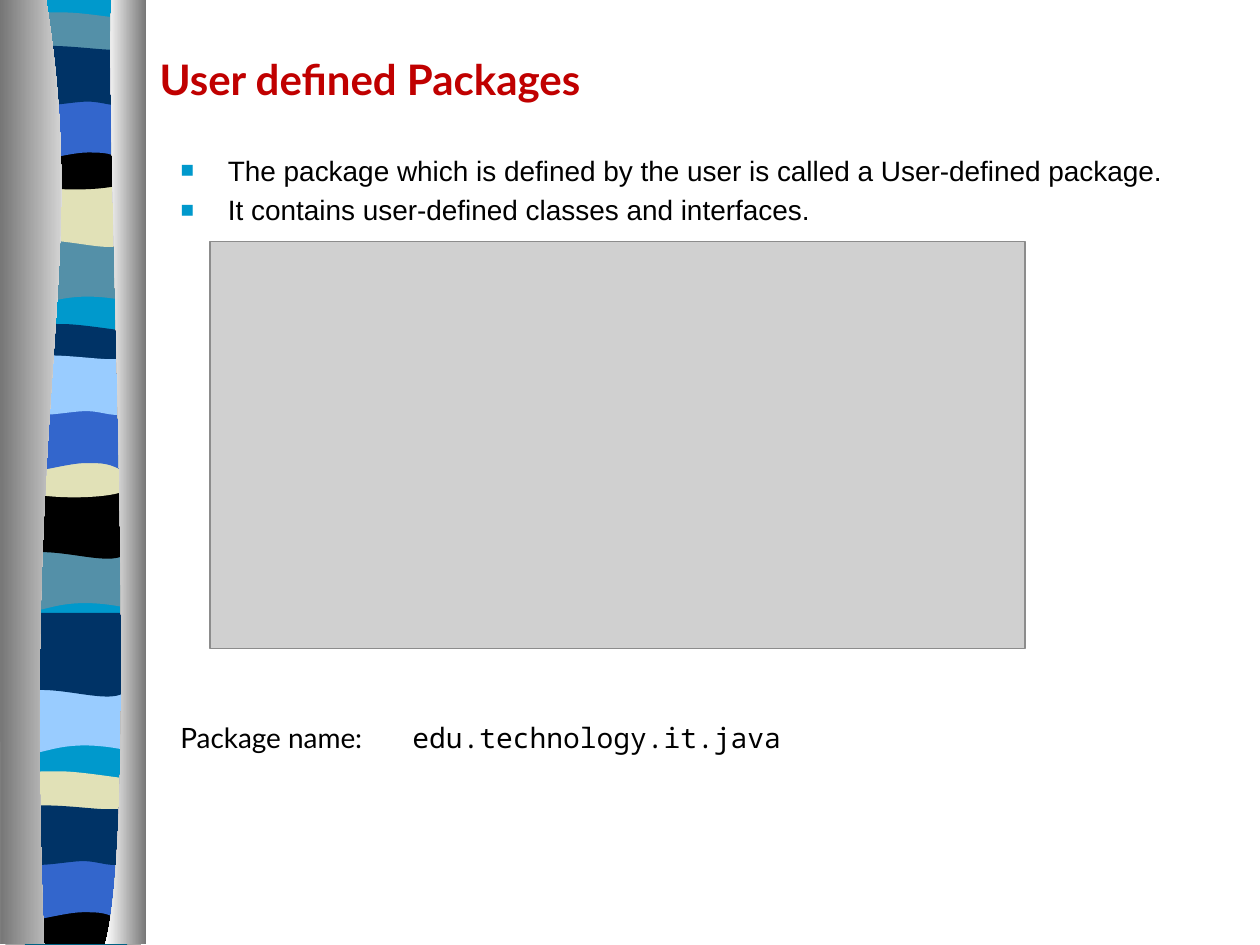
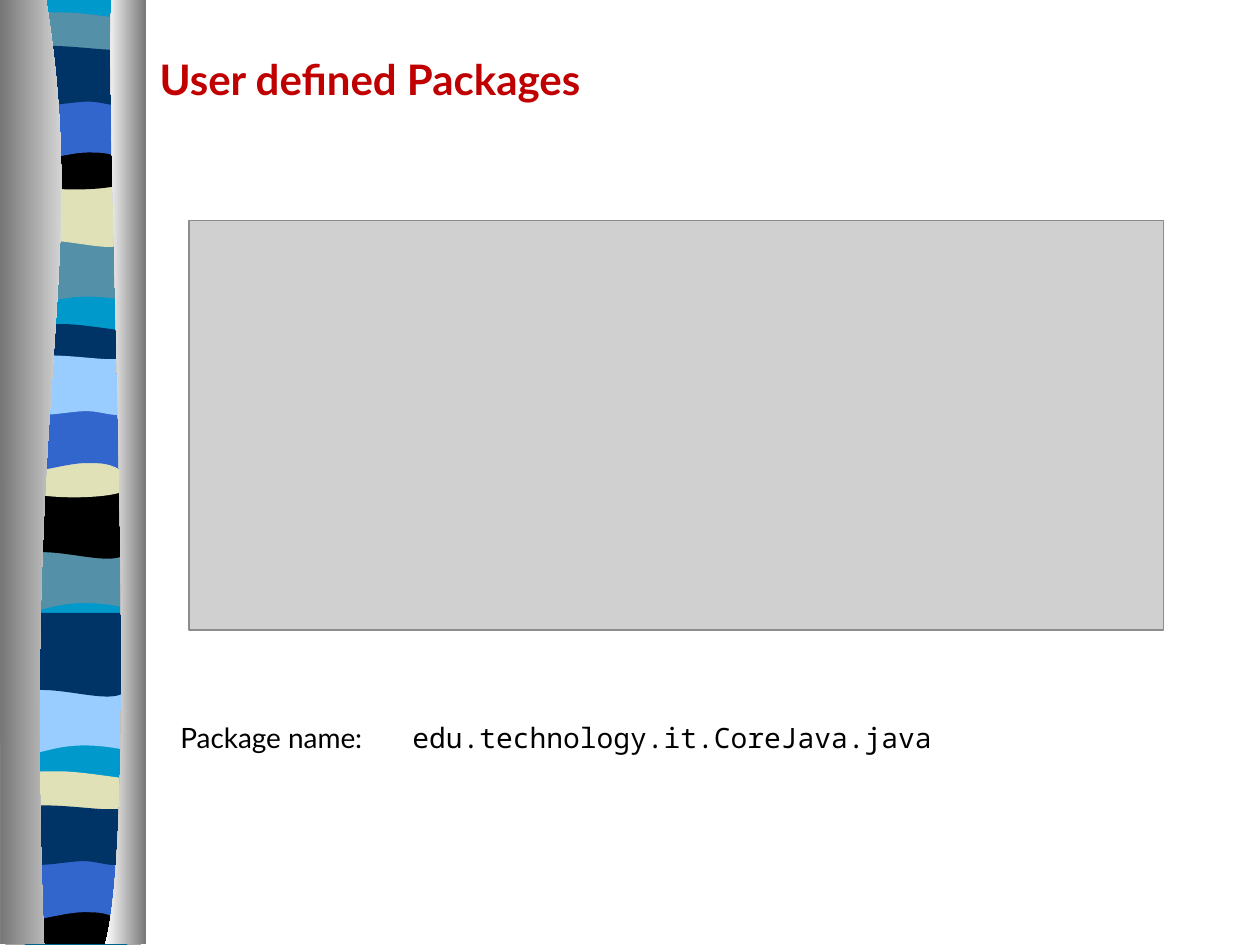
Before and after one commit to poonamtiwari01/CoreJava, a slide deck: slide 30 of CoreJava1.pptx. Drawn at 1260x945 pixels with LibreOffice and Linux fonts; fonts in the diff are those of the drawing; grey boxes stand for pictures. Boxes give left, top, right and bottom in pixels: in the first picture for what was removed or moved away, otherwise in the second. Text is boxed around its words. In the diff, an @@ line names an element or a change of style, - is before the commit and + after.

```diff
--- a/CoreJava1.pptx
+++ b/CoreJava1.pptx
@@ text removed at [228, 160, 1161, 221] @@
-■ The package which is defined by the user is called a User-defined package.
-■ It contains user-defined classes and interfaces.
@@ picture: place and size @@
-picture at [210, 242, 1026, 649]
+picture at [189, 220, 1163, 630]
@@ text at [180, 726, 931, 755]: text changed @@
-Package name: edu.technology.it.java
+Package name: edu.technology.it.CoreJava.java
```
Also in this commit, not shown: 3 other slides changed, 6 slides added, 4 slides removed.
